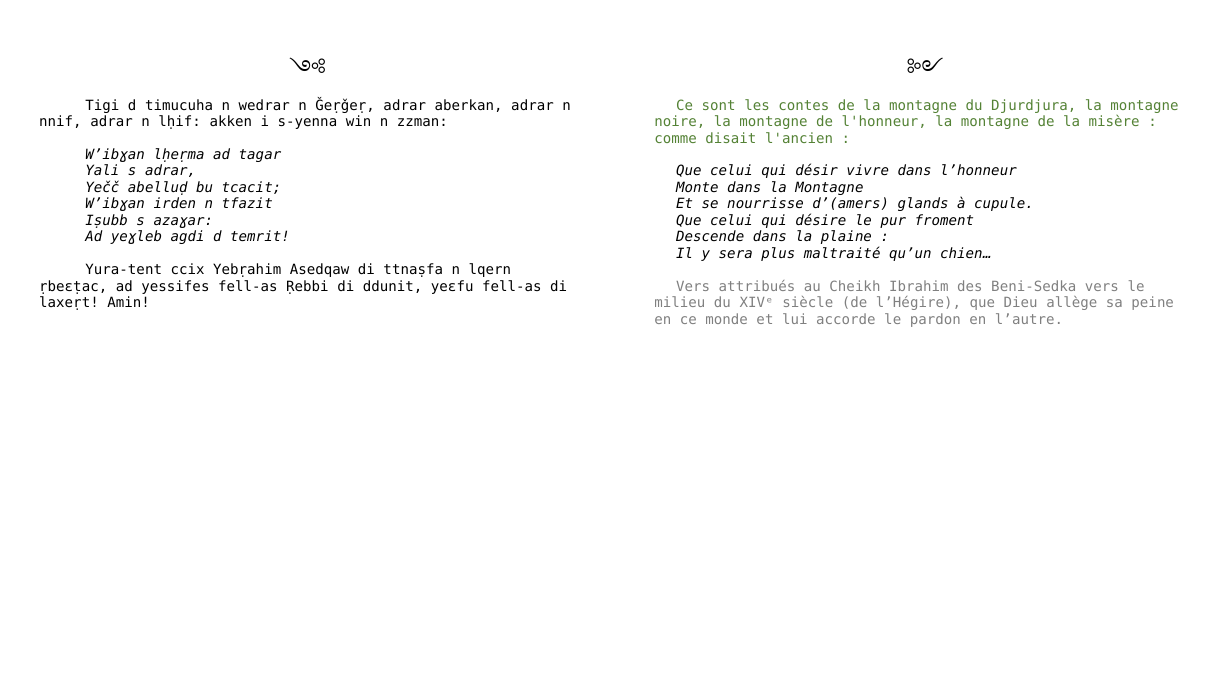
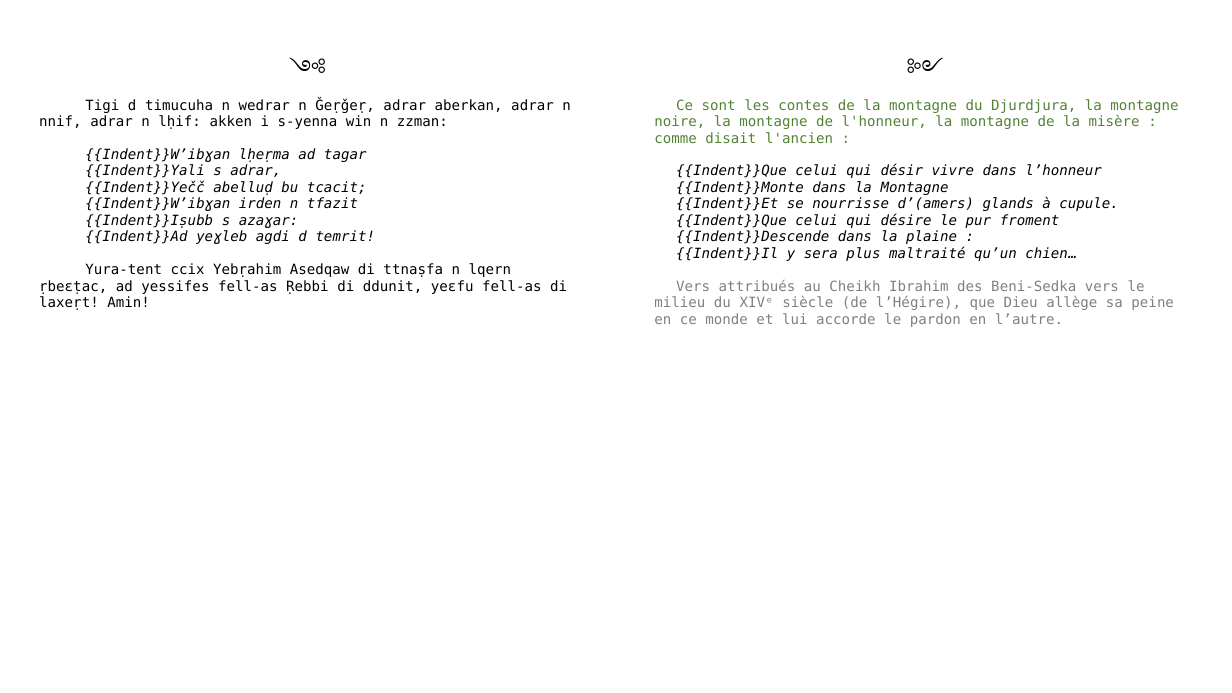
Before and after one commit to sferhah/tamacahut_n_wuccen, a slide deck: slide 3 of Uccen.ConsoleApp/Resources/pptx/uccen.pptx. Drawn at 1232x693 pixels with LibreOffice and Linux fonts; fonts in the diff are those of the drawing. Boxes give left, top, right and bottom in pixels: in the first picture for what was removed or moved away, otherwise in the second. Text is boxed around its words. In the diff, an @@ line names an element or a change of style, - is before the commit and + after.

```diff
--- a/Uccen.ConsoleApp/Resources/pptx/uccen.pptx
+++ b/Uccen.ConsoleApp/Resources/pptx/uccen.pptx
@@ table at (x1=30, y1=15, x2=1205, y2=668) @@
-row 3, column 1: Tigi d timucuha n wedrar n Ǧeṛǧeṛ, adrar aberkan, adrar n nnif, adrar n lḥif: akken i s-yenna win n zzman: / W’ibɣan lḥeṛma ad tagar / Yali s adrar, / Yečč abelluḍ bu tcacit; / W’ibɣan irden n tfazit / Iṣubb s azaɣar: / Ad yeɣleb agdi d temrit! / Yura-tent ccix Yebṛahim Asedqaw di ttnaṣfa n lqern ṛbeɛṭac, ad yessifes fell-as Ṛebbi di ddunit, yeɛfu fell-as di laxeṛt! Amin!
+row 3, column 1: Tigi d timucuha n wedrar n Ǧeṛǧeṛ, adrar aberkan, adrar n nnif, adrar n lḥif: akken i s-yenna win n zzman: / {{Indent}}W’ibɣan lḥeṛma ad tagar / {{Indent}}Yali s adrar, / {{Indent}}Yečč abelluḍ bu tcacit; / {{Indent}}W’ibɣan irden n tfazit / {{Indent}}Iṣubb s azaɣar: / {{Indent}}Ad yeɣleb agdi d temrit! / Yura-tent ccix Yebṛahim Asedqaw di ttnaṣfa n lqern ṛbeɛṭac, ad yessifes fell-as Ṛebbi di ddunit, yeɛfu fell-as di laxeṛt! Amin!
-row 3, column 3: Ce sont les contes de la montagne du Djurdjura, la montagne noire, la montagne de l'honneur, la montagne de la misère : comme disait l'ancien : / Que celui qui désir vivre dans l’honneur / Monte dans la Montagne / Et se nourrisse d’(amers) glands à cupule. / Que celui qui désire le pur froment / Descende dans la plaine : / Il y sera plus maltraité qu’un chien… / Vers attribués au Cheikh Ibrahim des Beni-Sedka vers le milieu du XIVᵉ siècle (de l’Hégire), que Dieu allège sa peine en ce monde et lui accorde le pardon en l’autre.
+row 3, column 3: Ce sont les contes de la montagne du Djurdjura, la montagne noire, la montagne de l'honneur, la montagne de la misère : comme disait l'ancien : / {{Indent}}Que celui qui désir vivre dans l’honneur / {{Indent}}Monte dans la Montagne / {{Indent}}Et se nourrisse d’(amers) glands à cupule. / {{Indent}}Que celui qui désire le pur froment / {{Indent}}Descende dans la plaine : / {{Indent}}Il y sera plus maltraité qu’un chien… / Vers attribués au Cheikh Ibrahim des Beni-Sedka vers le milieu du XIVᵉ siècle (de l’Hégire), que Dieu allège sa peine en ce monde et lui accorde le pardon en l’autre.
```
Also in this commit, not shown: 7 other slides changed, 10 other files.
